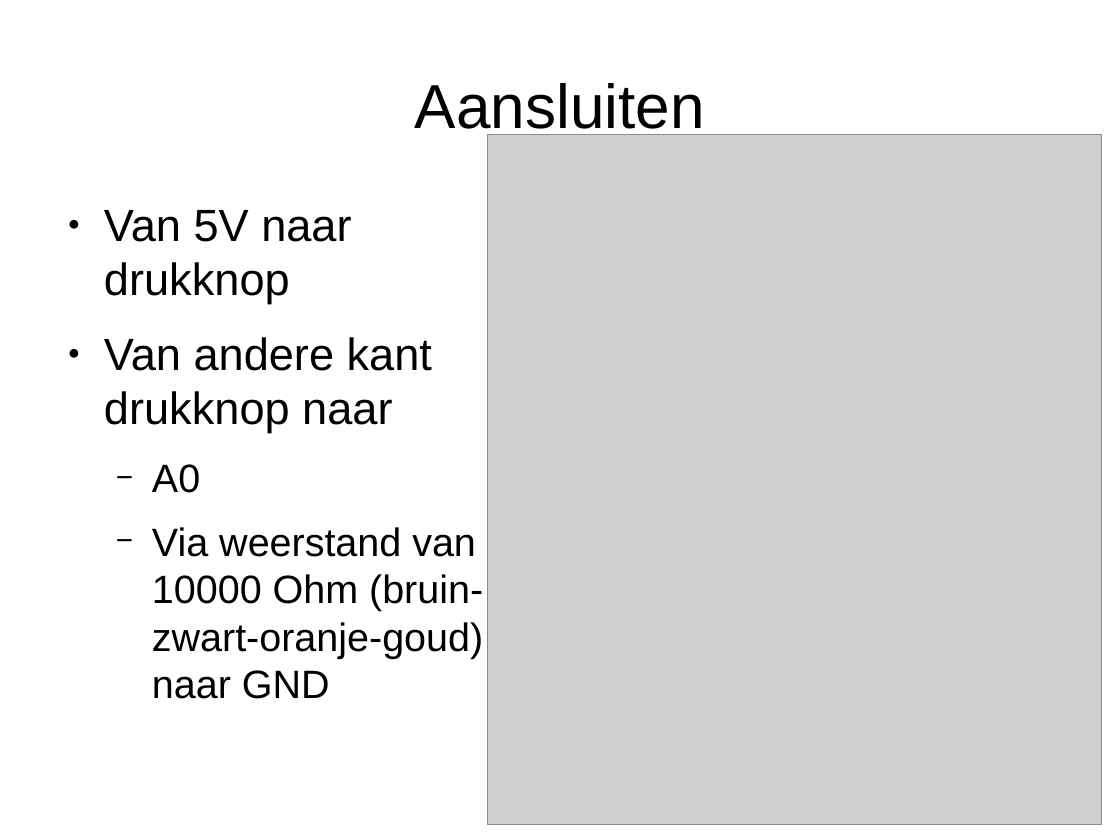
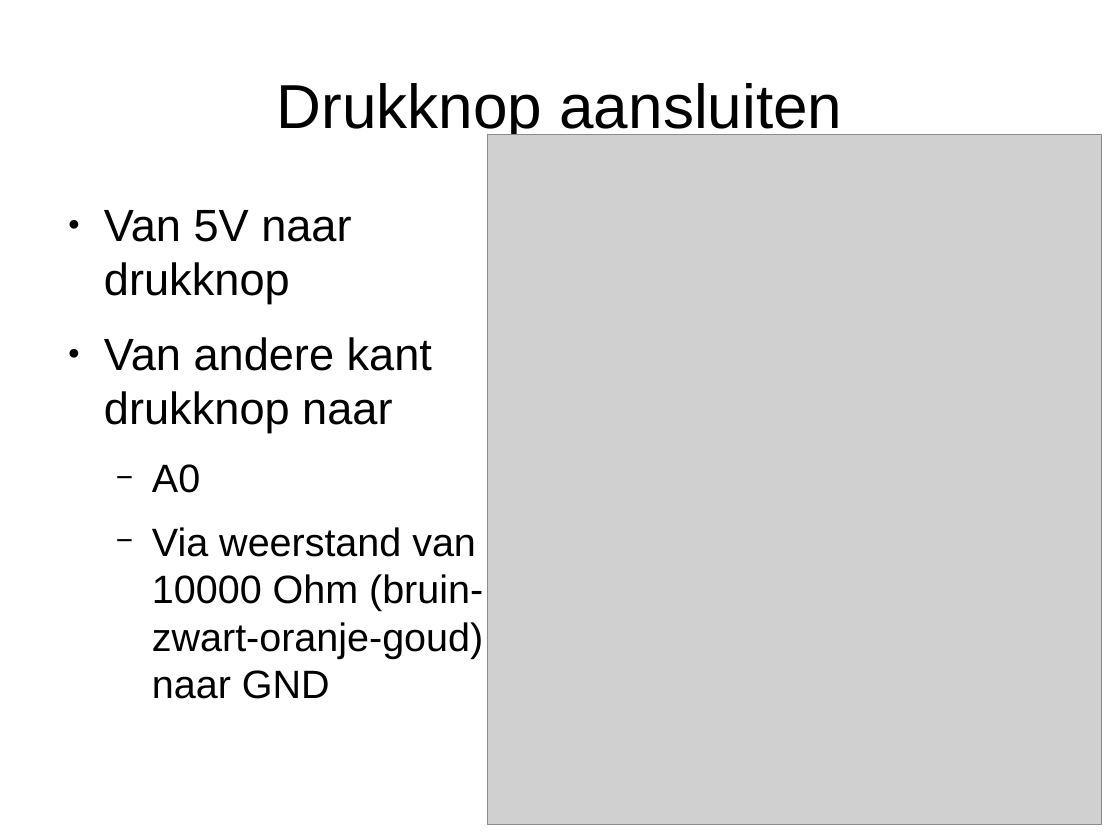
Before and after one commit to djog/arduino_cursus, a slide deck: slide 11 of Raw/Drukknop.odp. Drawn at 1120x840 pixels with LibreOffice and Linux fonts; fonts in the diff are those of the drawing; grey boxes stand for pictures. Boxes give left, top, right and bottom in pixels: in the first picture for what was removed or moved away, otherwise in the second. Text is boxed around its words. In the diff, an @@ line names an element or a change of style, - is before the commit and + after.

```diff
--- a/Raw/Drukknop.odp
+++ b/Raw/Drukknop.odp
@@ title at box(277, 83, 842, 139): text changed @@
-Aansluiten
+Drukknop aansluiten
```
Also in this commit, not shown: 5 other slides changed, 15 other files.
